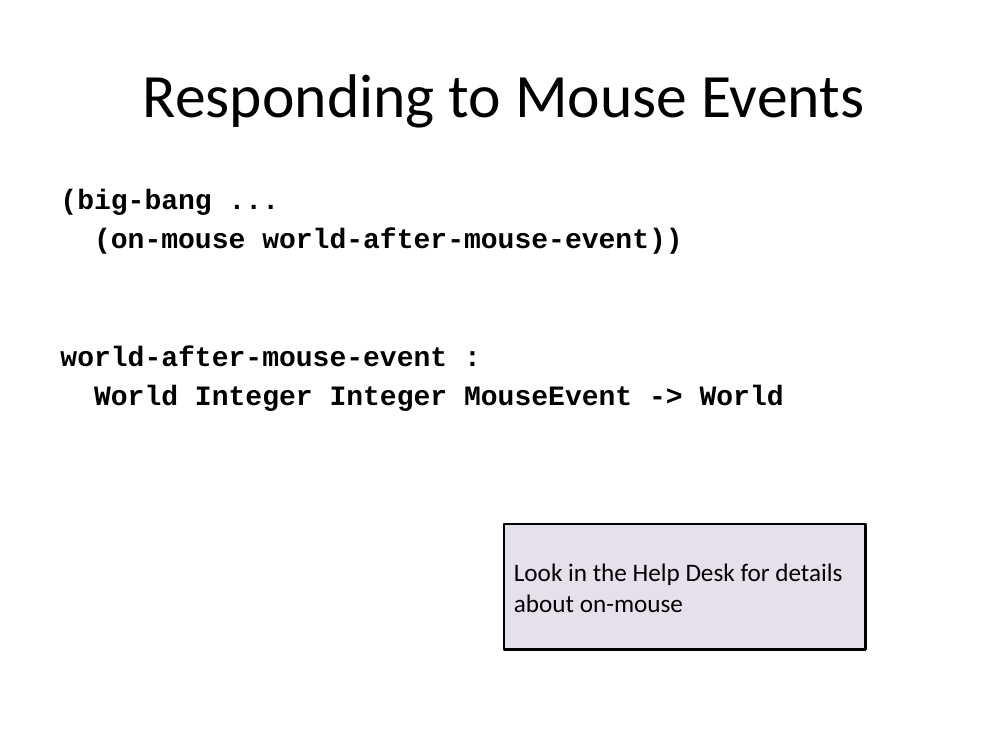
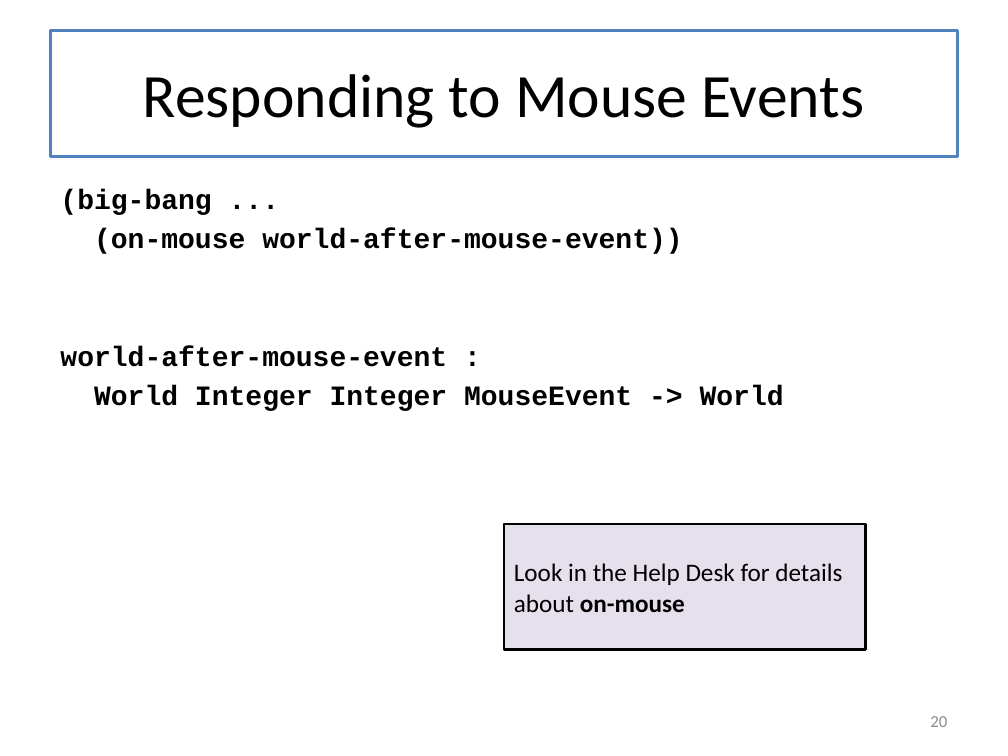
Before and after one commit to mwand/cs5010f16, a slide deck: slide 20 of Slides/Lesson 3.3 Draggable-Cat.pptx. Drawn at 1008x756 pixels with LibreOffice and Linux fonts; fonts in the diff are those of the drawing. Boxes give left, top, right and bottom in pixels: in the first picture for what was removed or moved away, otherwise in the second. Text is boxed around its words. In the diff, an @@ line names an element or a change of style, - is before the commit and + after.

```diff
--- a/Slides/Lesson 3.3 Draggable-Cat.pptx
+++ b/Slides/Lesson 3.3 Draggable-Cat.pptx
@@ title "Responding to Mouse Events": place and size @@
-title "Responding to Mouse Events" at box(143, 74, 864, 128)
+title "Responding to Mouse Events" at box(50, 30, 958, 156)
@@ title "Responding to Mouse Events" at box(50, 30, 958, 156): fill none to #FFFFFF; outline none to #4F81BD 2.25 pt @@
@@ rectangle "Look in the Help Desk ..." at box(504, 524, 865, 650): bold on in "on-mouse" @@
@@ page number added at box(930, 716, 947, 727), 12 pt, text #8C8C8C @@
+20
```
Also in this commit, not shown: 26 other slides changed, 11 other files.
